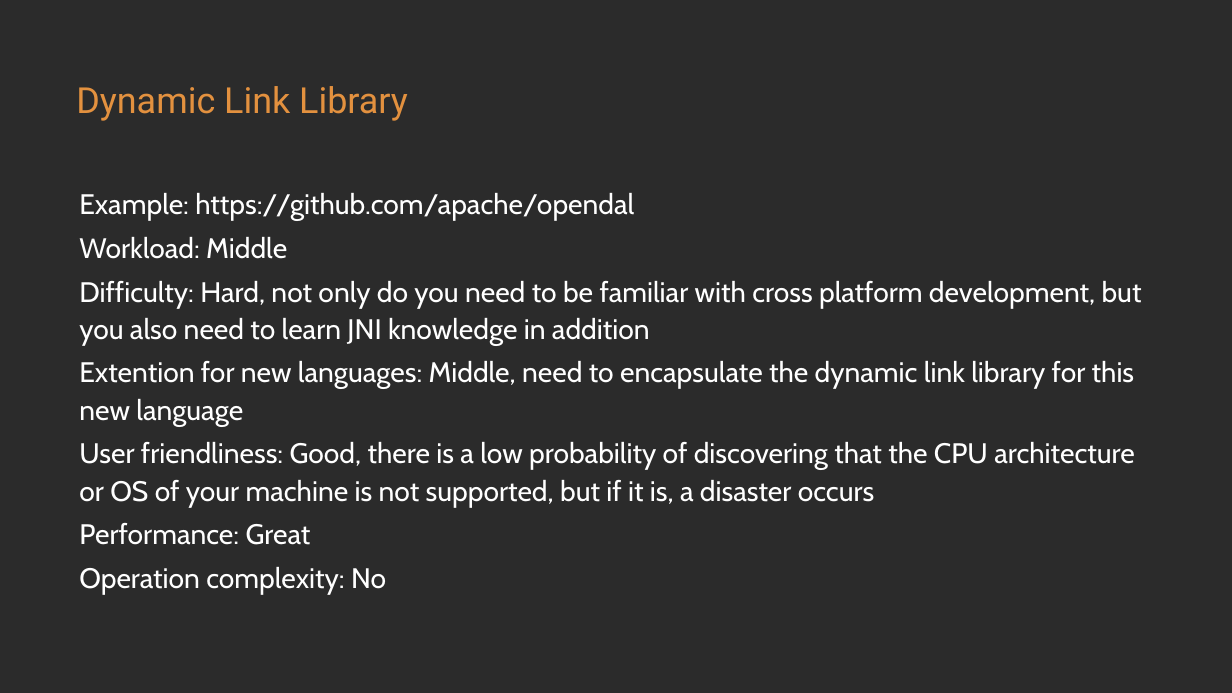
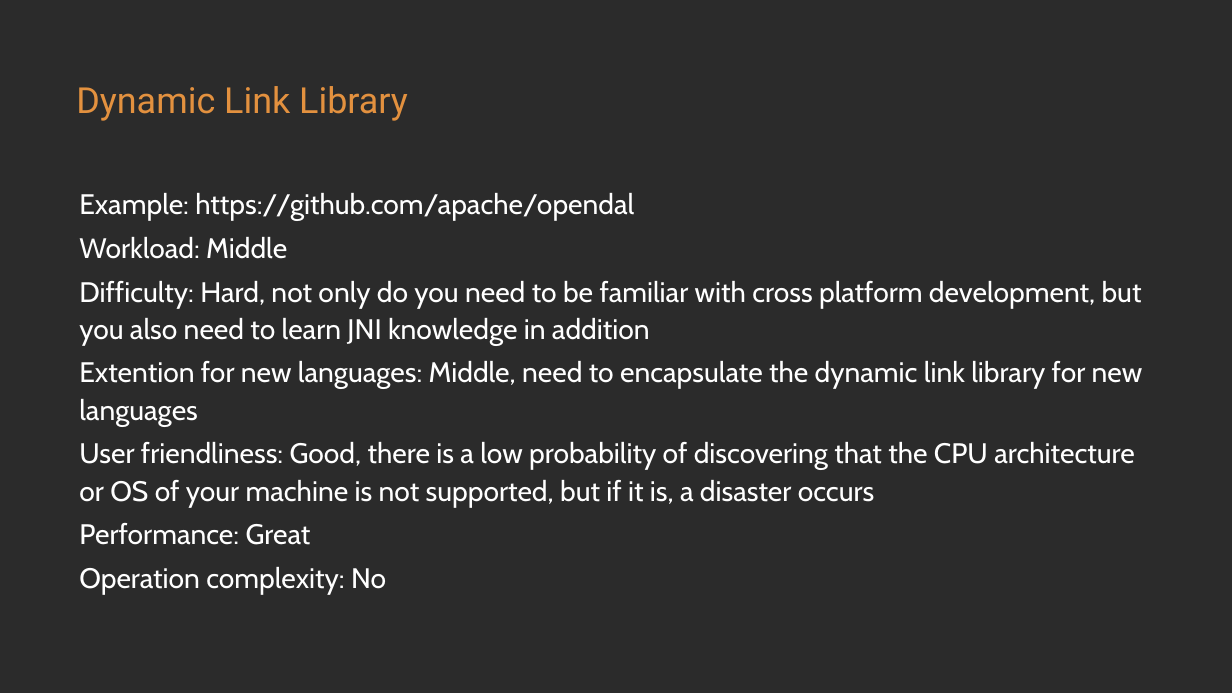
Before and after one commit to loongs-zhang/ACOCA2024-PlayWithWASM, a slide deck: slide 16 of PlayWithWASM.pptx. Drawn at 1232x693 pixels with LibreOffice and Linux fonts; fonts in the diff are those of the drawing; background and template pictures are left out; a plain dark background stands for a picture behind light text. Boxes give left, top, right and bottom in pixels: in the first picture for what was removed or moved away, otherwise in the second. Text is boxed around its words. In the diff, an @@ line names an element or a change of style, - is before the commit and + after.

```diff
--- a/PlayWithWASM.pptx
+++ b/PlayWithWASM.pptx
@@ text at bbox=[79, 361, 1143, 426]: text changed @@
-Extention for new languages: Middle, need to encapsulate the dynamic link library for this new language
+Extention for new languages: Middle, need to encapsulate the dynamic link library for new languages
```
Also in this commit, not shown: 6 other slides changed, 2 slides added, 1 slide removed.
